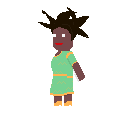
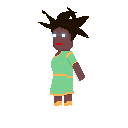
Before/after of a 128 × 128 layered artwork. What changed in the layer stack:
added layer "Layer 2" above "Layer 1" over [50, 27, 73, 55]
